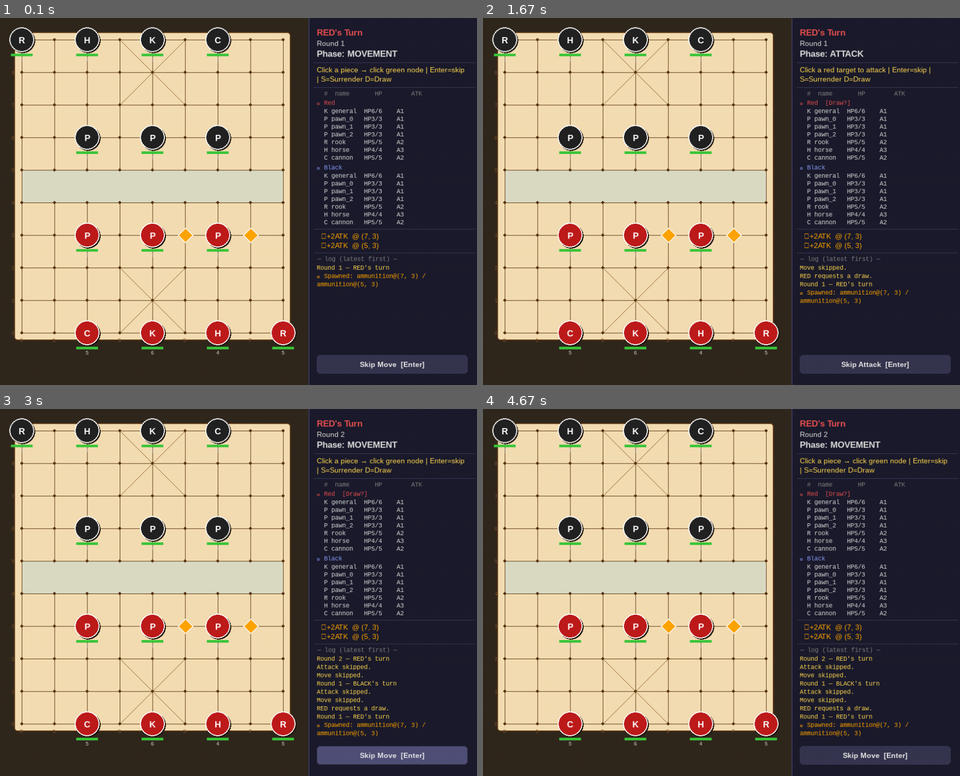
Above: before the commit, frames 1-4 (two rows, left to right).
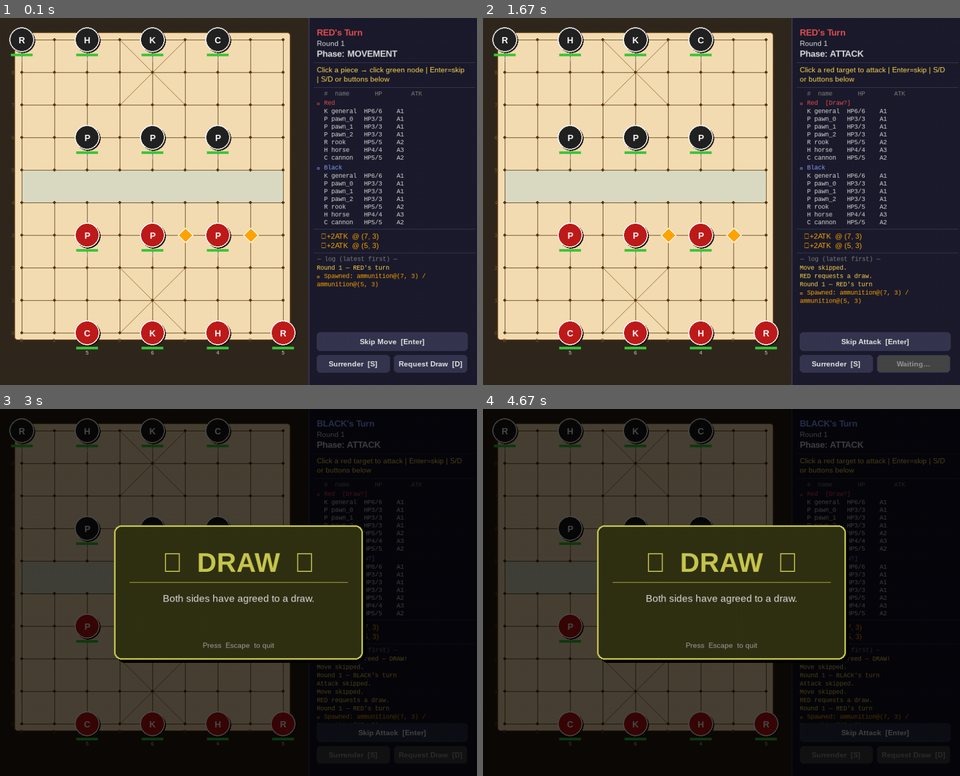
Above: after the commit, the same moments.

Repository: Yuan-UQ/hybrid-AR-board-game
Game: pygame game, started from xiangqi_arena/main.py
The game is run twice, just before and just after one commit, with the same random seed, the same clock (stepped at 60 frames per second) and the same inputs.
Inputs (mouse positions are in pixels of both pictures, inside the frame that each line leads up to):
- Up to frame 1 (0.1 s): no input
- Up to frame 2 (1.67 s): hold Esc 0.33-0.8 s; hold D 0.33-0.8 s; click "Skip Move [Enter]" at 0.88 s; click (874, 190) at 1.22 s; click "Round 1" at 1.55 s
- Up to frame 3 (3 s): click (124, 596) at 1.88 s; tap Enter at 2.17, 2.5 s; click (429, 753) at 2.88 s, where only the run after the commit has a clickable "Agree Draw [D]"
- Up to frame 4 (4.67 s): click (793, 464) at 3.22 s; click (607, 519) at 3.55 s; click (549, 581) at 3.88 s; click (902, 731) at 4.22 s; click (645, 471) at 4.55 s

The runs differ from the first frame. In frame 1, 2.0% of the frame differs, in the area x 66-98%, y 15-97%; in frame 2, 2.0%; in frame 3, 97%, in the area x 0-100%, y 0-100%; in frame 4, 97%.

Commit message:
Fixed: Surrender & Draw
The functions and ui buttons for surrender and draw.

Diff:
--- a/xiangqi_arena/main.py
+++ b/xiangqi_arena/main.py
@@ -60,7 +60,10 @@
 )
 from xiangqi_arena.ui.event_renderer import draw_event_points
 from xiangqi_arena.ui.highlight_renderer import draw_highlights
-from xiangqi_arena.ui.others import BUTTON_RECT, draw_panel, draw_victory_overlay
+from xiangqi_arena.ui.others import (
+    BUTTON_RECT, DRAW_RECT, SURRENDER_RECT,
+    draw_panel, draw_victory_overlay,
+)
 from xiangqi_arena.ui.piece_renderer import draw_pieces
 
 
@@ -77,6 +80,52 @@
 
 def _is_game_over(state: GameState) -> bool:
     return state.victory_state != VictoryState.ONGOING
+
+
+def _try_surrender(state: GameState, log: list[str]) -> bool:
+    """
+    Current active player surrenders immediately.
+    Returns True if the game is now over.
+    """
+    state.players[state.active_faction].has_surrendered = True
+    state.victory_state = check_victory(state)
+    faction_name = "RED" if state.active_faction == Faction.RED else "BLACK"
+    _push(log, f"{faction_name} surrendered!")
+    return _is_game_over(state)
+
+
+def _try_draw(state: GameState, log: list[str]) -> bool:
+    """
+    Current active player requests / agrees to a draw.
+    Returns True if the game is now over (DRAW).
+    """
+    player = state.players[state.active_faction]
+    opponent = state.players[state.active_faction.opponent()]
+
+    # If already requested, do nothing (waiting for opponent).
+    if player.draw_requested and not opponent.draw_requested:
+        _push(log, "Draw request already sent; waiting for opponent.")
+        return False
+
+    if not player.draw_requested:
+        player.draw_requested = True
+        if opponent.draw_requested:
+            result = check_victory(state)
+            if result == VictoryState.DRAW:
+                state.victory_state = result
+                _push(log, "Both sides agreed — DRAW!")
+                return True
+        faction_name = "RED" if state.active_faction == Faction.RED else "BLACK"
+        _push(log, f"{faction_name} requests a draw.")
+        return False
+
+    # Both already requested (should have ended, but keep it robust)
+    result = check_victory(state)
+    if result == VictoryState.DRAW:
+        state.victory_state = result
+        _push(log, "Both sides agreed — DRAW!")
+        return True
+    return False
 
 
 # ---------------------------------------------------------------------------
@@ -287,6 +336,32 @@
         click_node: tuple | None = None
         mouse_pos            = pygame.mouse.get_pos()
         btn_hover            = BUTTON_RECT.collidepoint(mouse_pos)
+        surrender_hover      = SURRENDER_RECT.collidepoint(mouse_pos)
+        draw_hover           = DRAW_RECT.collidepoint(mouse_pos)
+
+        can_action_buttons = (
+            (not game_over)
+            and state.current_phase in (Phase.MOVEMENT, Phase.ATTACK)
+        )
+        active_player = state.players[state.active_faction]
+        opponent_player = state.players[state.active_faction.opponent()]
+
+        if not can_action_buttons:
+            draw_label = "Request Draw  [D]"
+            draw_enabled = False
+        else:
+            if opponent_player.draw_requested and not active_player.draw_requested:
+                draw_label = "Agree Draw  [D]"
+                draw_enabled = True
+            elif active_player.draw_requested and not opponent_player.draw_requested:
+                draw_label = "Waiting…"
+                draw_enabled = False
+            elif active_player.draw_requested and opponent_player.draw_requested:
+                draw_label = "DRAW"
+                draw_enabled = False
+            else:
+                draw_label = "Request Draw  [D]"
+                draw_enabled = True
 
         for ev in pygame.event.get():
             if ev.type == pygame.QUIT:
@@ -301,38 +376,18 @@
                         running = False
                     else:
                         sel.deselect()
-                elif (
-                    not game_over
-                    and state.current_phase in (Phase.MOVEMENT, Phase.ATTACK)
-                    and ev.key == pygame.K_s
-                ):
-                    # Surrender: active player concedes immediately
-                    state.players[state.active_faction].has_surrendered = True
-                    state.victory_state = check_victory(state)
-                    faction_name = "RED" if state.active_faction == Faction.RED else "BLACK"
-                    _push(log, f"{faction_name} surrendered!")
-                    game_over = True
-                elif (
-                    not game_over
-                    and state.current_phase in (Phase.MOVEMENT, Phase.ATTACK)
-                    and ev.key == pygame.K_d
-                ):
-                    # Draw request: toggle this player's flag; draw only when both agree
-                    player = state.players[state.active_faction]
-                    if not player.draw_requested:
-                        player.draw_requested = True
-                        faction_name = "RED" if state.active_faction == Faction.RED else "BLACK"
-                        result = check_victory(state)
-                        if result == VictoryState.DRAW:
-                            state.victory_state = result
-                            _push(log, "Both sides agreed — DRAW!")
-                            game_over = True
-                        else:
-                            _push(log, f"{faction_name} requests a draw.")
+                elif can_action_buttons and ev.key == pygame.K_s:
+                    game_over = _try_surrender(state, log)
+                elif can_action_buttons and ev.key == pygame.K_d:
+                    game_over = _try_draw(state, log)
 
             elif ev.type == pygame.MOUSEBUTTONDOWN and ev.button == 1:
                 mx, my = ev.pos
-                if BUTTON_RECT.collidepoint(mx, my):
+                if can_action_buttons and SURRENDER_RECT.collidepoint(mx, my):
+                    game_over = _try_surrender(state, log)
+                elif can_action_buttons and draw_enabled and DRAW_RECT.collidepoint(mx, my):
+                    game_over = _try_draw(state, log)
+                elif BUTTON_RECT.collidepoint(mx, my):
                     confirm = True
                 else:
                     click_node = pixel_to_node(mx, my)
@@ -406,6 +461,11 @@
             log       = log,
             btn_label = btn_lbl,
             btn_hover = btn_hover,
+            surrender_hover = surrender_hover,
+            surrender_enabled = can_action_buttons,
+            draw_label = draw_label,
+            draw_hover = draw_hover,
+            draw_enabled = (can_action_buttons and draw_enabled),
         )
 
         if game_over:
--- a/xiangqi_arena/ui/others.py
+++ b/xiangqi_arena/ui/others.py
@@ -26,19 +26,36 @@
 )
 from xiangqi_arena.core.enums import EventPointType
 
-# Button rect (computed once)
-BTN_W  = PANEL_W - PANEL_PAD * 2
-BTN_H  = 36
-BTN_X  = PANEL_X + PANEL_PAD
-BTN_Y  = WINDOW_H - BTN_H - PANEL_PAD - 12
-
+# ---------------------------------------------------------------------------
+# Bottom action buttons (computed once)
+# ---------------------------------------------------------------------------
+BTN_W = PANEL_W - PANEL_PAD * 2
+BTN_X = PANEL_X + PANEL_PAD
+
+_BOTTOM_PAD = PANEL_PAD + 12
+_ROW_GAP = 8
+
+# Row 1 (top): Skip current action
+BTN_H = 36
+BTN_Y = WINDOW_H - _BOTTOM_PAD - (2 * BTN_H + _ROW_GAP)
 BUTTON_RECT = pygame.Rect(BTN_X, BTN_Y, BTN_W, BTN_H)
+
+# Row 2 (bottom): Surrender / Draw
+ACTION_BTN_H = 34
+ACTION_ROW_Y = BUTTON_RECT.bottom + _ROW_GAP
+_ACTION_GAP = 8
+_HALF_W = (BTN_W - _ACTION_GAP) // 2
+SURRENDER_RECT = pygame.Rect(BTN_X, ACTION_ROW_Y, _HALF_W, ACTION_BTN_H)
+DRAW_RECT = pygame.Rect(BTN_X + _HALF_W + _ACTION_GAP, ACTION_ROW_Y, _HALF_W, ACTION_BTN_H)
+
+# Top y of the whole button area (used to cap the log so it never overlaps)
+BUTTONS_TOP_Y = BUTTON_RECT.top
 
 _PHASE_INSTRUCTIONS: dict[Phase, str] = {
     Phase.START:       "",   # auto-processed, no instruction needed
-    Phase.MOVEMENT:    "Click a piece → click green node  |  Enter=skip  |  S=Surrender  D=Draw",
+    Phase.MOVEMENT:    "Click a piece → click green node  |  Enter=skip  |  S/D or buttons below",
     Phase.RECOGNITION: "",   # auto-processed
-    Phase.ATTACK:      "Click a red target to attack  |  Enter=skip  |  S=Surrender  D=Draw",
+    Phase.ATTACK:      "Click a red target to attack  |  Enter=skip  |  S/D or buttons below",
     Phase.RESOLVE:     "",   # auto-processed
 }
 
@@ -72,6 +89,12 @@
     log: list[str] | None = None,
     btn_label: str = "Skip / End Turn",
     btn_hover: bool = False,
+    surrender_label: str = "Surrender  [S]",
+    surrender_hover: bool = False,
+    surrender_enabled: bool = True,
+    draw_label: str = "Request Draw  [D]",
+    draw_hover: bool = False,
+    draw_enabled: bool = True,
 ) -> None:
     """
     Render the full right-side info panel.
@@ -206,10 +229,10 @@
                 s = fs.render(line, True, ec)
                 screen.blit(s, (PANEL_X + PANEL_PAD, y))
                 y += s.get_height() + 2
-            if y > BTN_Y - 14:   # don't overflow into the button
+            if y > BUTTONS_TOP_Y - 14:   # don't overflow into the button area
                 break
 
-    # --- Skip / End-Turn button ---
+    # --- Skip / End-Turn button (row 1) ---
     btn_colour = C_BTN_HOVER if btn_hover else C_BTN_BG
     pygame.draw.rect(screen, btn_colour, BUTTON_RECT, border_radius=6)
     pygame.draw.rect(screen, C_PANEL_BORDER, BUTTON_RECT, 1, border_radius=6)
@@ -217,6 +240,38 @@
     screen.blit(btn_surf, (
         BUTTON_RECT.centerx - btn_surf.get_width() // 2,
         BUTTON_RECT.centery - btn_surf.get_height() // 2,
+    ))
+
+    # --- Surrender / Draw buttons (row 2) ---
+    disabled_bg = (70, 70, 70)
+    disabled_text = (150, 150, 150)
+
+    s_bg = (
+        (C_BTN_HOVER if surrender_hover else C_BTN_BG)
+        if surrender_enabled
+        else disabled_bg
+    )
+    s_tc = C_BTN_TEXT if surrender_enabled else disabled_text
+    pygame.draw.rect(screen, s_bg, SURRENDER_RECT, border_radius=6)
+    pygame.draw.rect(screen, C_PANEL_BORDER, SURRENDER_RECT, 1, border_radius=6)
+    s_surf = fbtn.render(surrender_label, True, s_tc)
+    screen.blit(s_surf, (
+        SURRENDER_RECT.centerx - s_surf.get_width() // 2,
+        SURRENDER_RECT.centery - s_surf.get_height() // 2,
+    ))
+
+    d_bg = (
+        (C_BTN_HOVER if draw_hover else C_BTN_BG)
+        if draw_enabled
+        else disabled_bg
+    )
+    d_tc = C_BTN_TEXT if draw_enabled else disabled_text
+    pygame.draw.rect(screen, d_bg, DRAW_RECT, border_radius=6)
+    pygame.draw.rect(screen, C_PANEL_BORDER, DRAW_RECT, 1, border_radius=6)
+    d_surf = fbtn.render(draw_label, True, d_tc)
+    screen.blit(d_surf, (
+        DRAW_RECT.centerx - d_surf.get_width() // 2,
+        DRAW_RECT.centery - d_surf.get_height() // 2,
     ))
 
 
